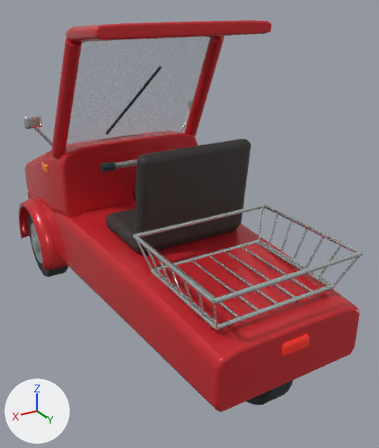
Renders of the glTF model vehicles/shopping_trike.glb from each side of a commit.
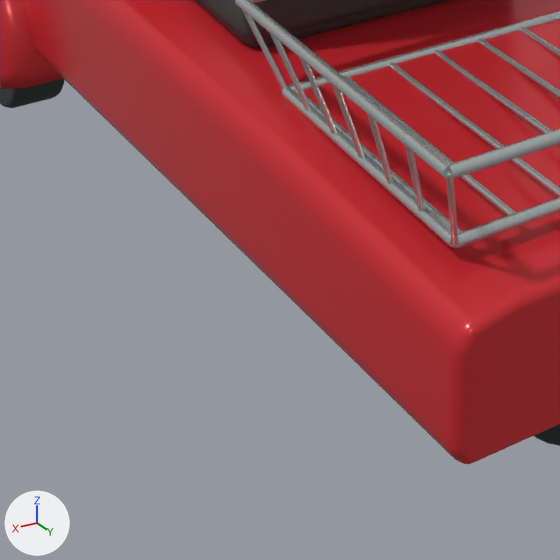
There are two pictures of each version: one whole from a camera (50 mm lens) standing at (1.237, 2.417, 1.68) and looking at (-0.113, 0.167, 0.555), one close up on the part from 12% to 68% of the width and 53% to 100% of the height. Lighting does not change. The marker at lower left points along +X, +Y and +Z. The last two pictures show the newer version. Where no turn or scale is listed for an object, it has been applied to the vertices.

Objects in the first close-up: 'Basket floor.004', 'Basket floor.005', 'Basket rim', 'Basket rim.001', 'Basket rim.002', 'Basket rim.005', 'Basket rim.006', 'Front mudguard.001', 'Performance tire.001', 'Pressed chassis', 'Seat cushion', 'Upright seat back' and 12 more.
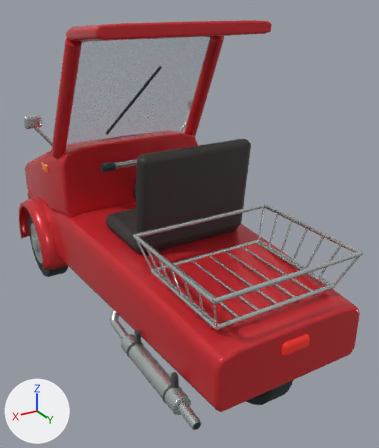
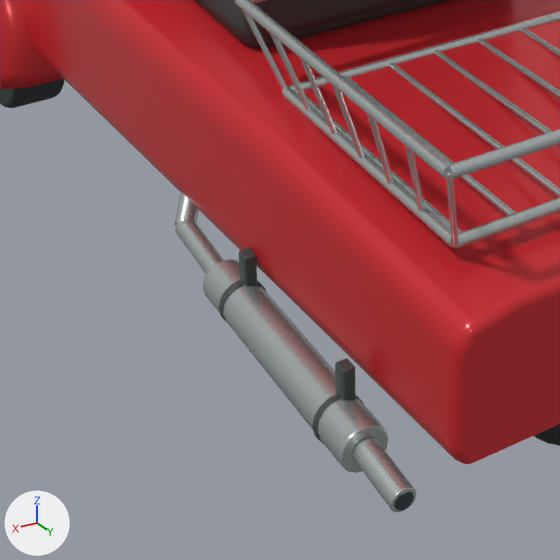
Commit message: Model the shopping trike side exhaust and silencer mounts

Patch to the scene script:
```diff
--- a/vehicles/shopping_trike.glb.py
+++ b/vehicles/shopping_trike.glb.py
@@ me_cylinder_100 @@
+me_cylinder_100.from_pydata(...)  # 96 vertices, 188 faces; spans x -0.044..0.044, y -0.007..0.007, z -0.044..0.044
+me_cylinder_100.materials.append(mat_graphite_trim)  # dark grey #4d5755
@@ me_cylinder_098 @@
+me_cylinder_098.from_pydata(...)  # 96 vertices, 188 faces; spans x -0.042..0.042, y -0.25..0.25, z -0.044..0.044
+me_cylinder_098.materials.append(mat_brushed_equipment_metal)  # light grey #c4cdcb
@@ me_cylinder_101 @@
+me_cylinder_101.from_pydata(...)  # 96 vertices, 188 faces; spans x -0.022..0.022, y -0.0565..0.0565, z -0.0258..0.0258
+me_cylinder_101.materials.append(mat_brushed_equipment_metal)  # light grey #c4cdcb
@@ me_cylinder_097 @@
+me_cylinder_097.from_pydata(...)  # 96 vertices, 188 faces; spans x -0.02..0.02, y -0.092..0.092, z -0.027..0.027
+me_cylinder_097.materials.append(mat_brushed_equipment_metal)  # light grey #c4cdcb
@@ me_kub_007 @@
+me_kub_007.from_pydata(...)  # 96 vertices, 188 faces; spans x -0.0115..0.0115, y -0.0135..0.0135, z -0.043..0.043
+me_kub_007.materials.append(mat_graphite_trim)  # dark grey #4d5755
@@ me_cylinder_096 @@
+me_cylinder_096.from_pydata(...)  # 96 vertices, 188 faces; spans x -0.0595..0.0595, y -0.0653..0.0653, z -0.0684..0.0684
+me_cylinder_096.materials.append(mat_brushed_equipment_metal)  # light grey #c4cdcb
@@ me_cylinder_102 @@
+me_cylinder_102.from_pydata(...)  # 96 vertices, 188 faces; spans x -0.016..0.016, y -0.0005..0.0005, z -0.016..0.016
+me_cylinder_102.materials.append(mat_lettering_black)  # dark cyan #2c3c3f
@@ ob_silencer_strap_001 @@
+ob_silencer_strap_001 = bpy.data.objects.new('Silencer strap.001', me_cylinder_100)
+ob_silencer_strap_001.location = (0.426, 0.93, 0.2)
@@ ob_silencer_strap @@
+ob_silencer_strap = bpy.data.objects.new('Silencer strap', me_cylinder_100.copy())
+ob_silencer_strap.location = (0.426, 0.59, 0.2)
@@ ob_silencer @@
+ob_silencer = bpy.data.objects.new('Silencer', me_cylinder_098)
+ob_silencer.location = (0.426, 0.76, 0.2)
@@ ob_exhaust_outlet @@
+ob_exhaust_outlet = bpy.data.objects.new('Exhaust outlet', me_cylinder_101)
+ob_exhaust_outlet.location = (0.426, 1.065, 0.198)
@@ ob_exhaust_inlet @@
+ob_exhaust_inlet = bpy.data.objects.new('Exhaust inlet', me_cylinder_097)
+ob_exhaust_inlet.location = (0.426, 0.43, 0.206)
@@ ob_exhaust_hanger_001 @@
+ob_exhaust_hanger_001 = bpy.data.objects.new('Exhaust hanger.001', me_kub_007)
+ob_exhaust_hanger_001.location = (0.414, 0.93, 0.256)
@@ ob_exhaust_hanger @@
+ob_exhaust_hanger = bpy.data.objects.new('Exhaust hanger', me_kub_007.copy())
+ob_exhaust_hanger.location = (0.414, 0.59, 0.256)
@@ ob_exhaust_downpipe @@
+ob_exhaust_downpipe = bpy.data.objects.new('Exhaust downpipe', me_cylinder_096)
+ob_exhaust_downpipe.location = (0.383, 0.29, 0.266)
@@ ob_dark_outlet_bore @@
+ob_dark_outlet_bore = bpy.data.objects.new('Dark outlet bore', me_cylinder_102)
+ob_dark_outlet_bore.location = (0.426, 1.121, 0.194)
```

Changed parts and their boxes (x1, y1, x2, y2) in the close-ups (560 x 560 px):
'Silencer', added: after (203, 259, 388, 473)
'Exhaust outlet', added: after (353, 438, 416, 512)
'Exhaust inlet', added: after (175, 220, 223, 274)
'Exhaust hanger.001', added: after (335, 359, 356, 401)
'Exhaust hanger', added: after (239, 248, 257, 286)
'Exhaust downpipe', added: after (175, 192, 199, 225)
'Silencer strap.001', added: after (312, 394, 364, 444)
'Silencer strap', added: after (219, 280, 266, 320)
'Dark outlet bore', added: after (395, 492, 414, 511)
